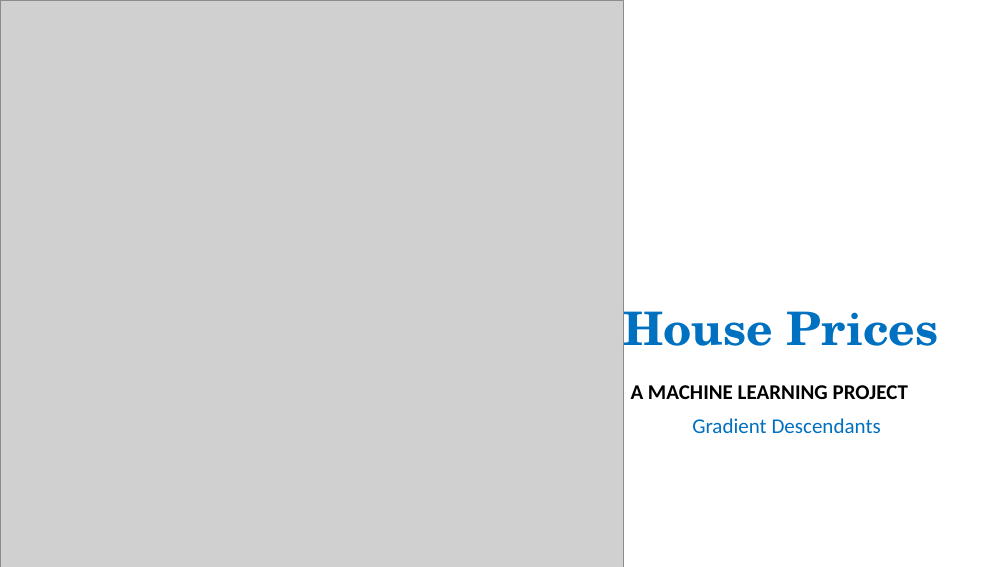
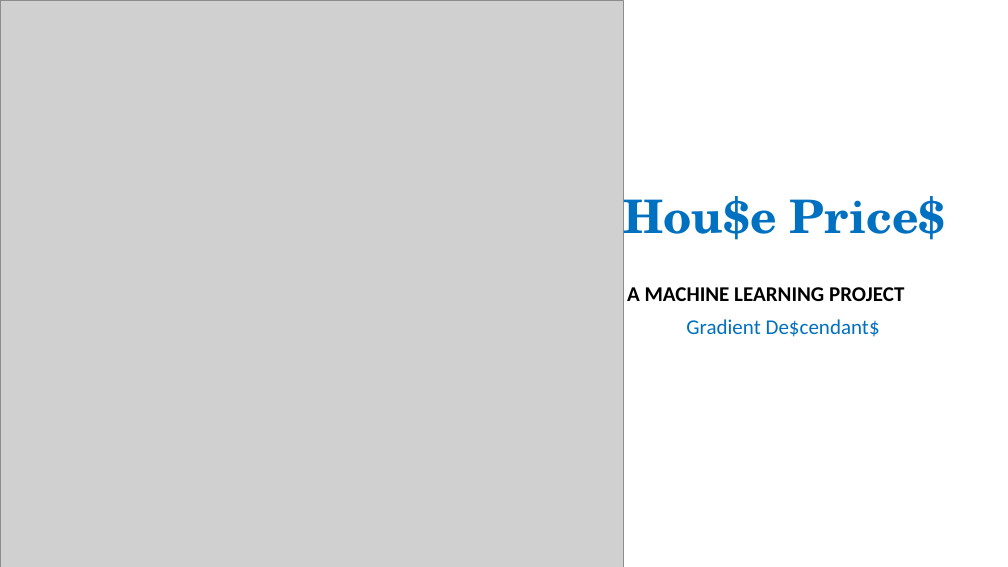
Before and after one commit to manasagodkhindi/AmesHousingPrediction, a slide deck: slide 1 of HousingPricesPresentations.pptx. Drawn at 1008x567 pixels with LibreOffice and Linux fonts; fonts in the diff are those of the drawing; grey boxes stand for pictures. Boxes give left, top, right and bottom in pixels: in the first picture for what was removed or moved away, otherwise in the second. Text is boxed around its words. In the diff, an @@ line names an element or a change of style, - is before the commit and + after.

Commit message:
latest

```diff
--- a/HousingPricesPresentations.pptx
+++ b/HousingPricesPresentations.pptx
@@ title at [624,196,946,240]: text changed @@
-House Prices
+Hou$e Price$
@@ subtitle "A MACHINE LEARNING PROJECT": place and size @@
-subtitle "A MACHINE LEARNING PROJECT" at [631,385,908,433]
+subtitle "A MACHINE LEARNING PROJECT" at [627,287,904,337]
@@ subtitle at [686,319,880,337]: text changed @@
-Gradient Descendants
+Gradient De$cendant$
```
Also in this commit, not shown: 2 other slides changed, 1 slide added.
